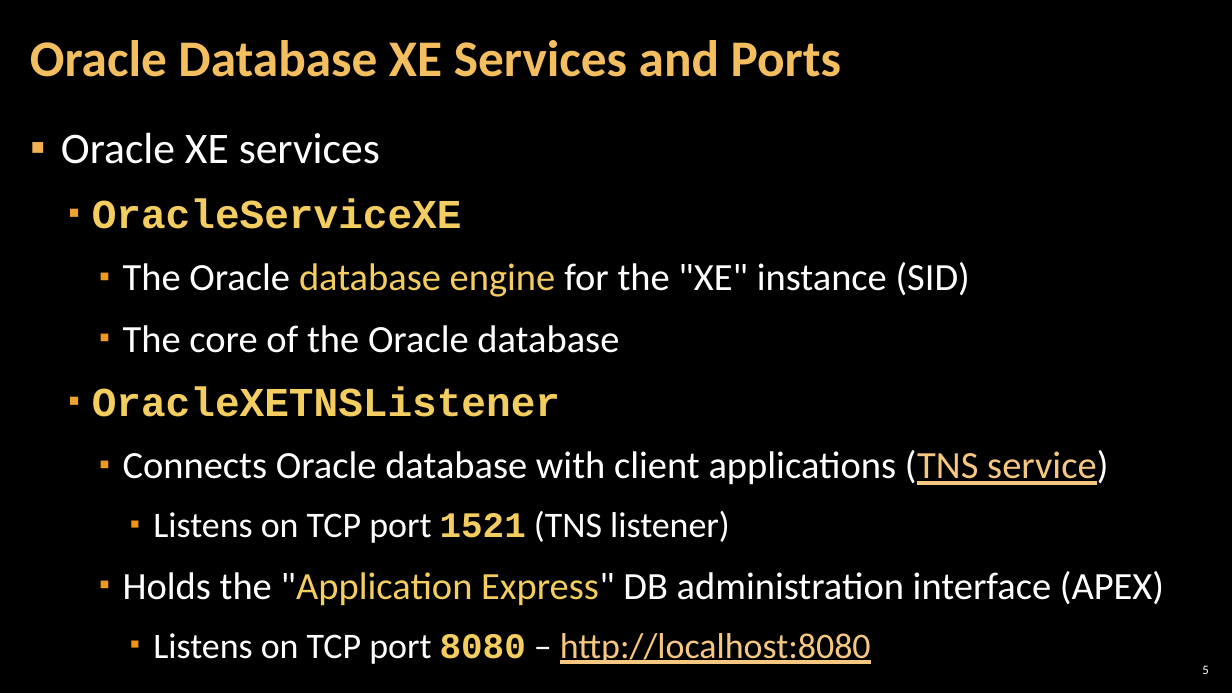
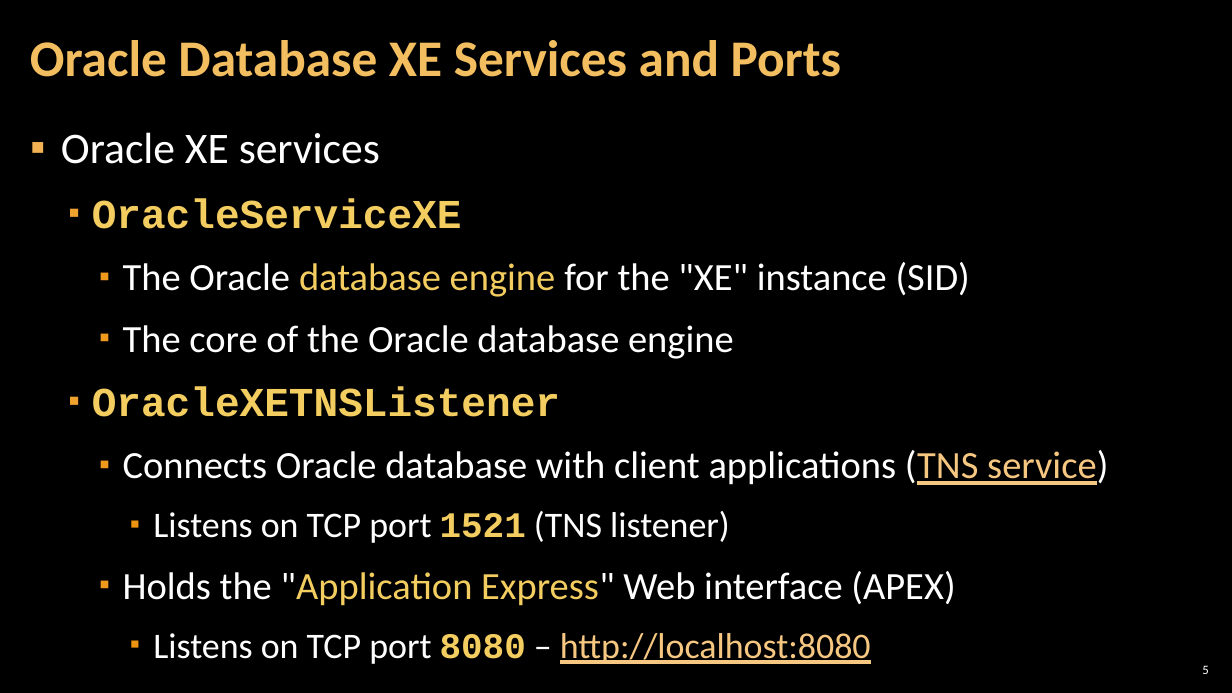
Before and after one commit to TeodorPenev/SoftUni, a slide deck: slide 5 of Advanced Level - Back-end/Databases/Presentation/2.3. Introduction-to-Oracle.pptx. Drawn at 1232x693 pixels with LibreOffice and Linux fonts; fonts in the diff are those of the drawing; background and template pictures are left out. Boxes give left, top, right and bottom in pixels: in the first picture for what was removed or moved away, otherwise in the second. Text is boxed around its words. In the diff, an @@ line names an element or a change of style, - is before the commit and + after.

```diff
--- a/Advanced Level - Back-end/Databases/Presentation/2.3. Introduction-to-Oracle.pptx
+++ b/Advanced Level - Back-end/Databases/Presentation/2.3. Introduction-to-Oracle.pptx
@@ text at (123, 325, 734, 359): text changed @@
-    ▪ The core of the Oracle database
+    ▪ The core of the Oracle database engine
@@ text at (123, 571, 955, 606): text changed @@
-    ▪ Holds the "Application Express" DB administration interface (APEX)
+    ▪ Holds the "Application Express" Web interface (APEX)
```
Also in this commit, not shown: 9 other slides changed, 9 slides added, 28 other files.
